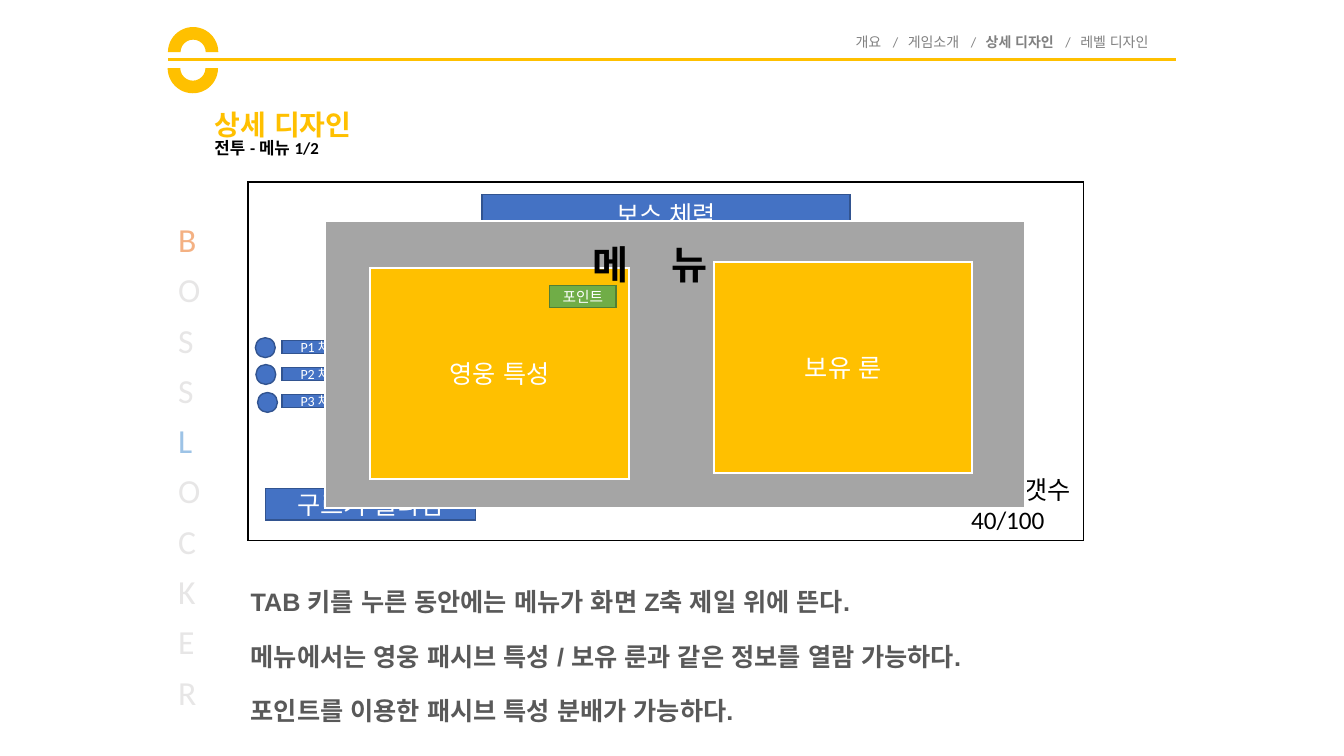
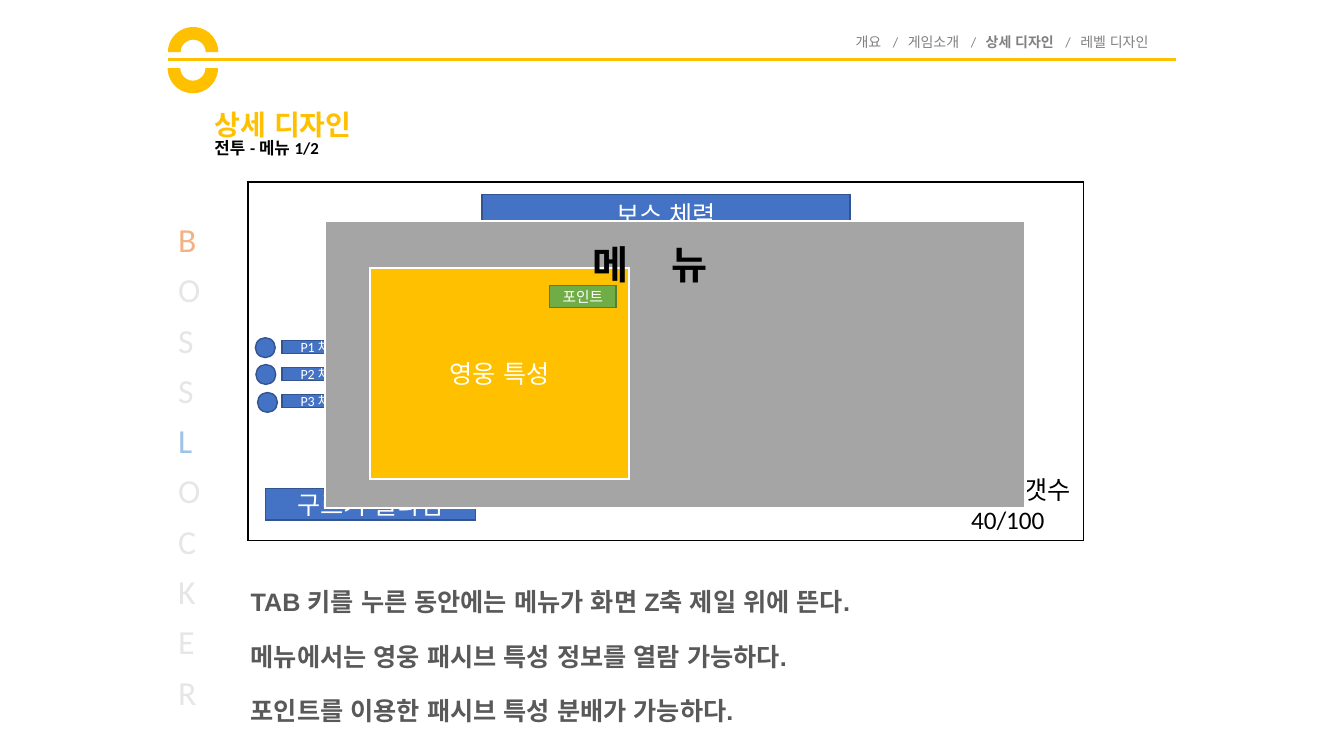
Before and after one commit to goddun/Report, a slide deck: slide 19 of boss_locker.pptx. Drawn at 1344x756 pixels with LibreOffice and Linux fonts; fonts in the diff are those of the drawing. Boxes give left, top, right and bottom in pixels: in the first picture for what was removed or moved away, otherwise in the second. Text is boxed around its words. In the diff, an @@ line names an element or a change of style, - is before the commit and + after.

```diff
--- a/boss_locker.pptx
+++ b/boss_locker.pptx
@@ rectangle removed at box(714, 262, 972, 473) @@
-보유 룬
@@ text at box(251, 645, 787, 669): text changed @@
-메뉴에서는 영웅 패시브 특성 / 보유 룬과 같은 정보를 열람 가능하다.
+메뉴에서는 영웅 패시브 특성 정보를 열람 가능하다.
```
Also in this commit, not shown: 4 other slides changed, 1 other file.
